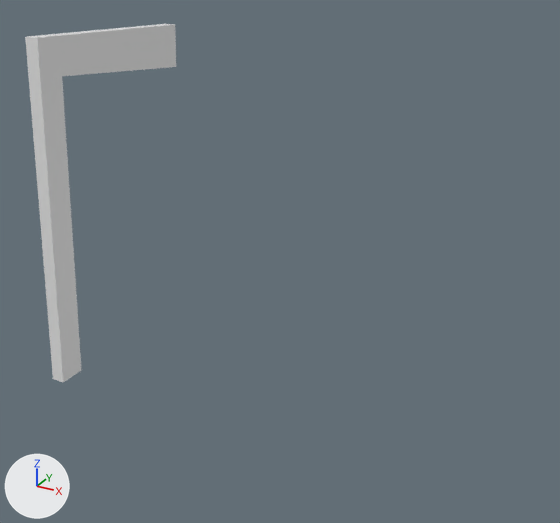
A saved change to the Blender file chair.blend.
One viewpoint serves both versions: a 50 mm camera at (2.36, -4.52, 2.97) aimed at (-0.01, -0.22, 0.83). Every picture has the same lights, and +X, +Y and +Z are marked at lower left.
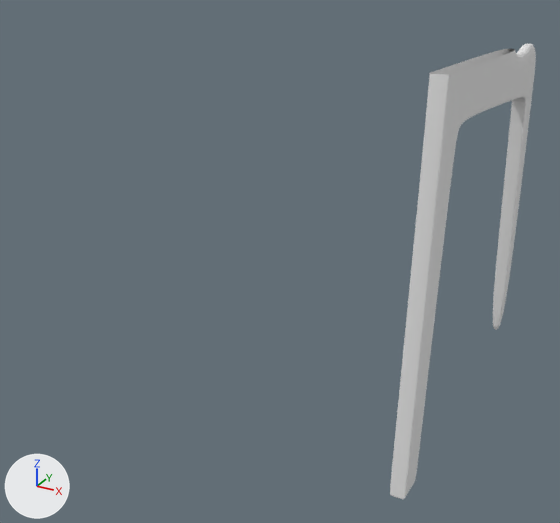
Boxes (x1, y1, x2, y2) around the edits, measured in the pictures (560 x 523 px):
```json
{"object": "Cube", "change": "reshaped, moved, modifiers changed", "before": [25, 24, 176, 382], "after": [390, 44, 536, 499], "on screen": "27% taller"}
```

Edits to the scene script, one JSON object a line:
```json
{"block": "me_cube_001", "where": "# used by ob_cube; location = (-1.273, -1.069, 0.094); scale = (0.049, 0.0929, 0.0929)"}
{"op": "remove", "block": "me_cube_001", "code": "me_cube_001.from_pydata(...)  # 16 vertices, 14 faces; spans x -1.0..1.0, y -1.0..15.6, z -1.0..24.1"}
{"op": "add", "block": "me_cube_001", "code": "me_cube_001.from_pydata(...)  # 71 vertices, 54 faces; spans x 0.0..1.0, y -1.0..23.4, z -1.0..24.1"}
{"block": "me_cube_001", "change": "me_cube_001 part 1"}
{"block": "me_cube_001", "change": "8 vertices are removed from x -1.0..1.0, y 0.4..15.6, z 20.1..24.0"}
{"block": "me_cube_001", "change": "14 faces are deleted"}
{"block": "me_cube_001", "change": "4 vertices move from x -1.0, y -1.0..2.6, z -1.0..24.1 to x 0.0..1.0, y -1.0..1.0, z -1.0..24.1"}
{"block": "me_cube_001", "change": "46 vertices are added at x 0.0..1.0, y -1.0..23.4, z -1.0..24.1"}
{"block": "me_cube_001", "change": "17 new vertices lie (1.0, 0.0, 0.0) away from vertices in x 0.0, y -0.9..23.4, z -1.0..23.2"}
{"block": "me_cube_001", "change": "54 new faces join them"}
{"op": "set", "path": "ob_cube.location", "old": "(-1.273, -1.069, 0.094)", "new": "(1.261, -1.069, 0.094)"}
{"op": "add", "block": "ob_cube", "code": "_m = ob_cube.modifiers.new('Mirror', 'MIRROR')"}
{"op": "add", "block": "ob_cube", "code": "_m.use_clip = True"}
{"op": "add", "block": "ob_cube", "code": "_m = ob_cube.modifiers.new('Subdivision', 'SUBSURF')"}
{"op": "add", "block": "ob_cube", "code": "_m.levels = 3"}
{"op": "add", "block": "ob_cube", "code": "_m.render_levels = 3"}
```
